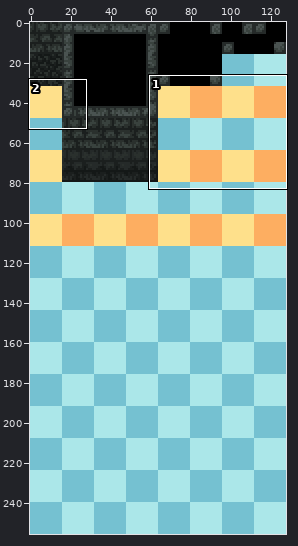
One commit to this sprite sheet: srcAlCata/A5.png. Above, an overview of the earlier version with the close-up marked.
Close-up. Earlier state:
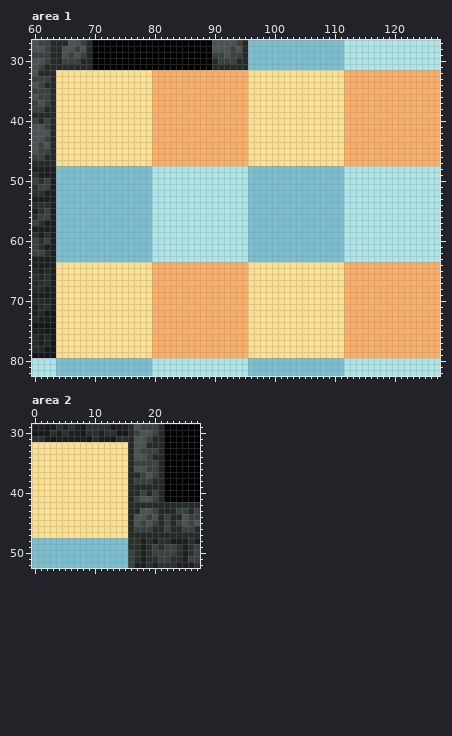
The file is 256x512 pixels, drawn in blocks of 2x2; one block is one cell here. Colours within 5 levels of each other are drawn and written as one. Shown: area 1: x 60..127, y 27..82; area 2: x 0..27, y 29..52.
After the commit:
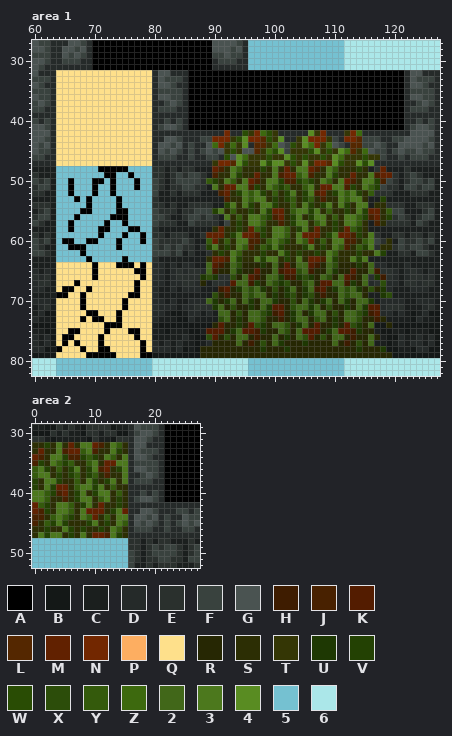
Palette (. is transparent): A #000000  B #141817  C #1b1f1e  D #252a29  E #2a302d  F #39423e  G #4a5351  H #3e1c00  J #482100  K #531c00  L #542700  M #612100  N #722700  P #fdae61  Q #fee08b  R #262703  S #2c2e04  T #343605  U #1e3803  V #234103  W #294c04  X #2c4d0a  Y #345a0c  Z #3d690e  2 #416719  3 #4c781d  4 #598c22  5 #75c1d1  6 #abe7e9
Changes in this commit:
Changed rows in their new state; - is an unchanged pixel.
Area 1:
first column x 64:
32 ----------------DGGDDDAAAAAAAAAAAAAAAAAAAAAAAAAAAAAAAAAAAADGGDDD
33 ----------------DGFFFDAAAAAAAAAAAAAAAAAAAAAAAAAAAAAAAAAAAADGFFFD
34 ----------------DGGFDDAAAAAAAAAAAAAAAAAAAAAAAAAAAAAAAAAAAADGGFDD
35 ----------------DFFFFDAAAAAAAAAAAAAAAAAAAAAAAAAAAAAAAAAAAADFFFFD
36 ----------------DGGFFDAAAAAAAAAAAAAAAAAAAAAAAAAAAAAAAAAAAADGGFFD
37 ----------------DDFGFDAAAAAAAAAAAAAAAAAAAAAAAAAAAAAAAAAAAADDFGFD
38 ----------------DFFFDDAAAAAAAAAAAAAAAAAAAAAAAAAAAAAAAAAAAADFFFDD
39 ----------------DDDDDDAAAAAAAAAAAAAAAAAAAAAAAAAAAAAAAAAAAADDDDDD
40 ----------------DDFDFDAAAAAAAAAAAAAAAAAAAAAAAAAAAAAAAAAAAADDFDFD
41 ----------------DFGGFDAAAAAAAAAAAAAAAAAAAAAAAAAAAAAAAAAAAADFGGFD
42 ----------------DDDDDDDDDDDDNDDWTNZWTDDDDD4TNDDDTNZDDDDDDDDGGGGD
43 ----------------DDGGFDDDFFNNNTW4NNLWT4DDT4NNNTFDNNLFFFDDFFGGGGFD
44 ----------------DGGFGDFDDGZNTZT4DLLTZGFWT4ZNTZGFDLLFFGFDDGGGGFGD
45 ----------------DGFGFDFDFGFGTWTGGLTZW4FTTTW4TWT4ZLTZGFFDFGFFGFFD
46 ----------------DFFFDDFDDFFDWG4ZTTTWTT4WTWTTWT4ZTTTWTTFDDFDFFFDD
47 ----------------DDDDDDDDDDTNNL4WTT4W44TWT4TNNL4WTT4W4DDDDDDDDDDD
48 -------AAAAA----EECECEECCCMJS3YSSSVS3SMS33MJS3YSSSVSCEMCCCECCCCC
49 --------AA--A---EECEFEFFECJSS3VSSMSS3JMMY3JSS3VSSMSS3JMMECEFECCC
50 --A---AA-A---A--FECEFFFFEYVS3YS3MJS33VJJVYVS3YS3MJS33VJFECEFFEFC
51 --A---A--A---A--FECEEFFEEC3SMM33JVS3YVYSSY3SMM33JVS3YVFEECFFEFFC
52 --A---A--A------FCCECEEECCCJMSV3Y3VSYSV3SV3JMSV3Y3VSYEEECCCEEECC
53 ---A-A----A-----ECCCCCCCCCCCJSS3Y33SVSVYSVYSJSS3Y33SCCVCCCCCCCCC
54 -----A----A-----EECECCEEEECCV3S3VS33VSSYS3VSV3S3VS33CSSEEECCEEEC
55 ----AA----AA----FEEECEEFFFV3SYSSVS3VMMSY33V3SYSSVS3VMMSYFFCCCEFC
56 ---A-----AAA----FFECCEFFEFEC3SYS33YVJMSV3SV33SYS33YVJMSVEFECEFFC
57 --A-----A--A----FEEECCFEEEECFSVS33YSSJSV33SY3SVS33YSCJSEEEECFECC
58 --A----AA---AA--ECCCCCCCCCSMSSVSMYVS33YSV3SMSSVSMYVSCCCCCCCCCCCC
59 -------A---A--A-EECEEECCEMMMSV3MMJVS33YS3MMMSV3MMJVS3ECCEECEECEC
60 -AA--AA---A---A-FEEEEFECCYMSYS33JJSY3YVS3YMSYS33JJSY3FESCFEEFEFC
61 --AAA-----A-----FEFEFEECEV3SVS3YJSYV3VSSSV3SVS3YJSYV3ESSEFEFFECC
62 ----A-----------FFFEFCECCESVS3YSSSVSS3VSVSSVS3YSSSVSS3VCCEECFFEC
63 -----A-----A----ECCCCCCCCSMMJ3VSS3V33SVS3SMMJ3VSS3V3CCCCCCCCCCCC
64 ------A---AAA-A-DDCDCDDCC2KHR2XRRRUR2RKR22KHR2XRRRUR2DDCCCDCCCCC
65 ------A------AA-EDCDEDEED2HRR2URRKRR2HKKX2HRR2URRKRR2HEEDCDEDCDC
66 ------A-------A-EDCDEEEEUXUEEXR2KHR22UHHUXUR2XR2KHR2EUHEDCDEEDEC
67 ---A---------A--DDCDDEEDRCEEDK22HUR2XUXRRX2RKK22HUR2DEXDDCEEDEEC
68 -AA--A-------A--DCCDCDDDCCCHKRU2X2URXRU2RU2HKRU2X2URXRUDCCCDDDCC
69 AA--A-------AA--DCCCCCCCCCXRHRR2X22RURUXRUXRHRR2X22RCCUXCCCCCCCC
70 ----A------A----DDCDCCDDD2URU2R2UR22URRXR2URU2R2UR22UCDDDDCCDDDC
71 ----A------A----EDDDCDDEEEU2RXRRUR2UKKRX22U2RXRRUR2UKKDEEECCCDEC
72 -----AA---A-----DDCBBCDDCDC22RXR22XUHKRU2RU22RXR22XUHKDDCDCBCDBB
73 ----A-AA--A-----DCCCBBDCCCCX2RUR22XRRHRU22RX2RUR22XRRHRCCCCBDCCB
74 --------AAA-----CBBBBBBBBBRKRRURKXUR22XRU2RKRRURKXUR2BBRBBBBBBBB
75 --AA----A---AA--CCBCCCBBCKKKRU2KKHURR2XR2KKKRU2KKHURRCBBCCBCCCBB
76 -AA----A-----A--CCCCCDCBBXKRXR22RHRR2RUR2XKRXR22RHRR2RCBBDCCDCDB
77 -A-A---A------A-DCDCDCCBCDRRRR2RHRXR2URRRURRRR2RHRXR2CCBCDCDDCDB
78 A---A--AA-----A-DDDCDBCBRRRRRRRRRRURRRURRRRRRRRRRRURRRUBBCCBDDBB
79 -----AAAAA----AABBBBBBBBRRRRRRRRRRRRRRRRRRRRRRRRRRRRRRRRBBBBBBBB
Area 2:
first column x 0:
32 SSVS3SMS33MJS3YS
33 SMSS3JMMY3JSS3VS
34 MJS33VJJVYVS3YS3
35 JVS3YVYSSY3SMM33
36 Y3VSYSV3SV3JMSV3
37 Y33SVSVYSVYSJSS3
38 VS33VSSYS3VSV3S3
39 VS3VMMSY33V3SYSS
40 33YVJMSV3SV33SYS
41 33YSSJSV33SY3SVS
42 MYVS33YSV3SMSSVS
43 MJVS33YS3MMMSV3M
44 JJSY3YVS3YMSYS33
45 JSYV3VSSSV3SVS3Y
46 SSVSS3VSVSSVS3YS
47 S3V33SVS3SMMJ3VS
